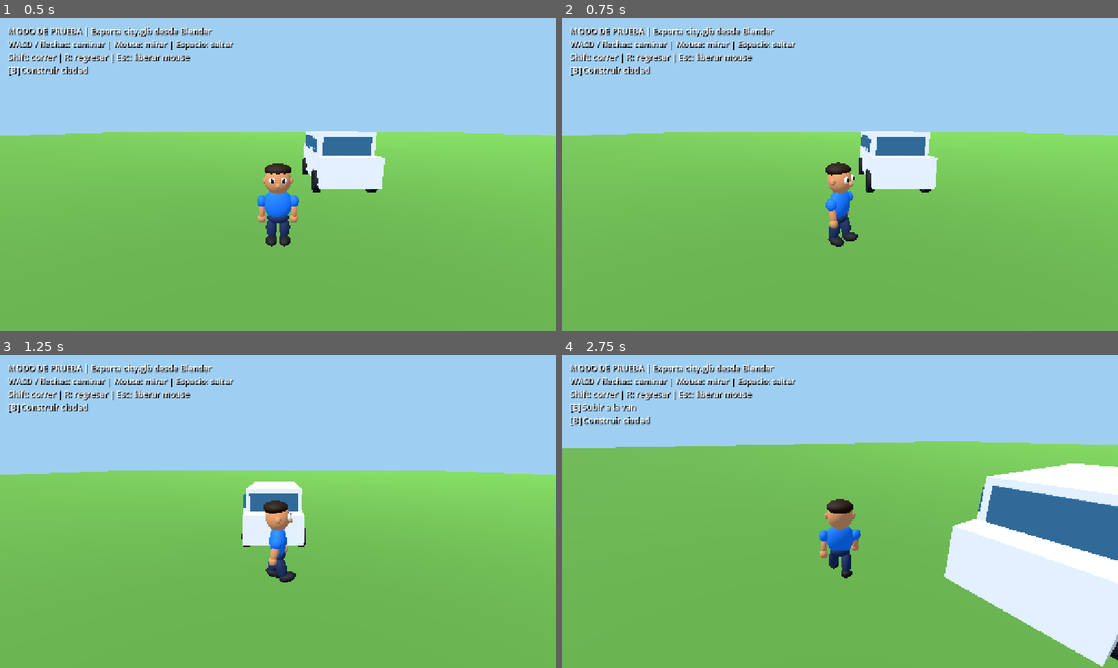
Above: before the commit, frames 1-4 (two rows, left to right).
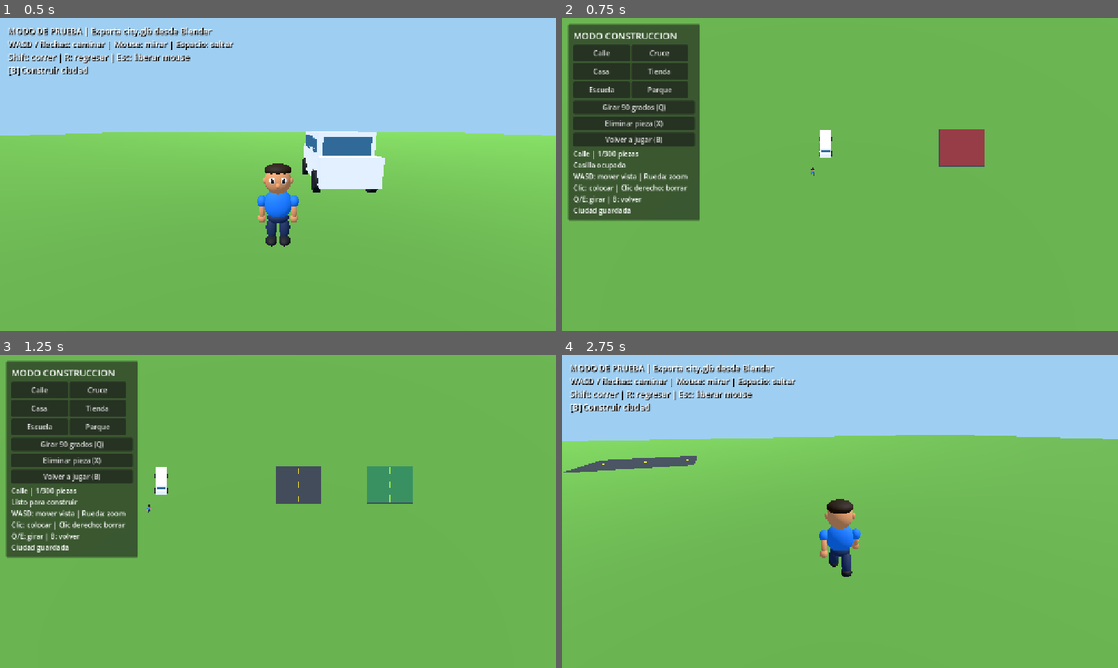
Above: after the commit, the same moments.

Repository: valdy247/mycity
Game: Godot game, scene res://main.tscn
Two runs of this game, one before a commit and one after it. Both use one fixed random seed, a clock stepped at 60 frames per second and the inputs below.
Inputs (mouse positions are in pixels of both pictures, inside the frame that each line leads up to):
- Up to frame 1 (0.5 s): no input
- Up to frame 2 (0.75 s): tap Enter at 0.5 s; move the mouse to (962, 158) at 0.52 s; hold D from 0.53 s (still down); tap B at 0.6 s; click (962, 158) at 0.67 s
- Up to frame 3 (1.25 s): keep holding D; tap Space at 0.77 s
- Up to frame 4 (2.75 s): release D at 1.25 s; click (634, 477) at 1.25 s, where only the run after the commit has a clickable "Volver a jugar (B)"; tap Space at 2, 2.27 s; move the mouse to (812, 511) at 2.02 s; hold W from 2.03 s (still down); tap Q at 2.1 s

Frame 1 is identical in both runs. In frame 2, 54% of the frame differs, in the area x 0-100%, y 0-74%; in frame 3, 54%, in the area x 0-100%, y 0-73%; in frame 4, 19%.
Error before the commit: Parse Error: Cannot infer the type of "z" variable because the value doesn't have a set type. (res://city_builder.gd:448)

Commit message:
Fix GDScript type inference in crosswalk generation

Diff:
--- a/game/city_builder.gd
+++ b/game/city_builder.gd
@@ -445,7 +445,7 @@
 		for side in [-1.0,1.0]:
 			for k in range(4):
 				var x := -1.5 + k
-				var z := side * 3.0
+				var z: float = float(side) * 3.0
 				_quad(markings,Vector3(x-.22,_road_height(samples,x-.22,z-.38)-base_y+.025,z-.38),Vector3(x+.22,_road_height(samples,x+.22,z-.38)-base_y+.025,z-.38),Vector3(x-.22,_road_height(samples,x-.22,z+.38)-base_y+.025,z+.38),Vector3(x+.22,_road_height(samples,x+.22,z+.38)-base_y+.025,z+.38))
 	markings.generate_normals()
 	var paint := MeshInstance3D.new()
